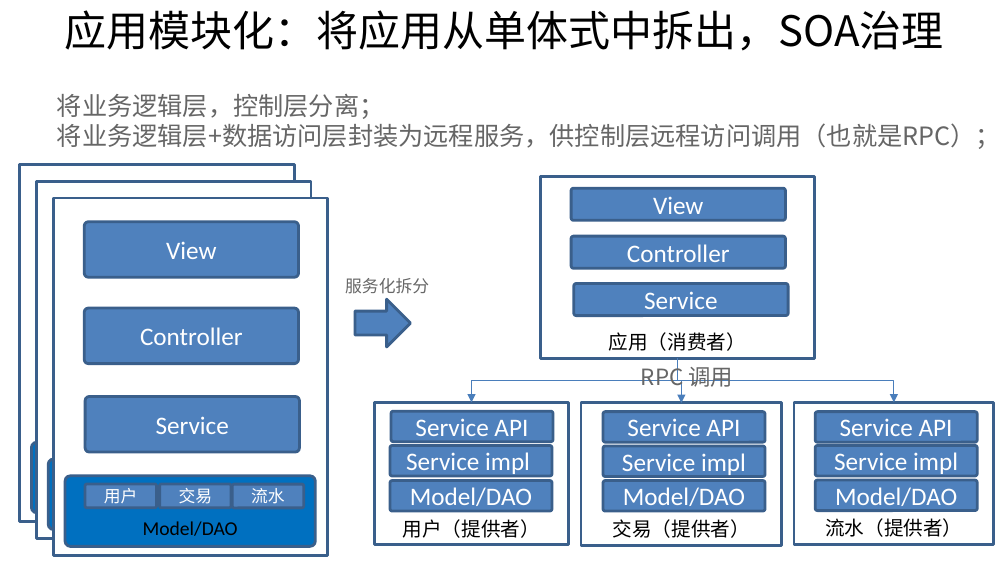
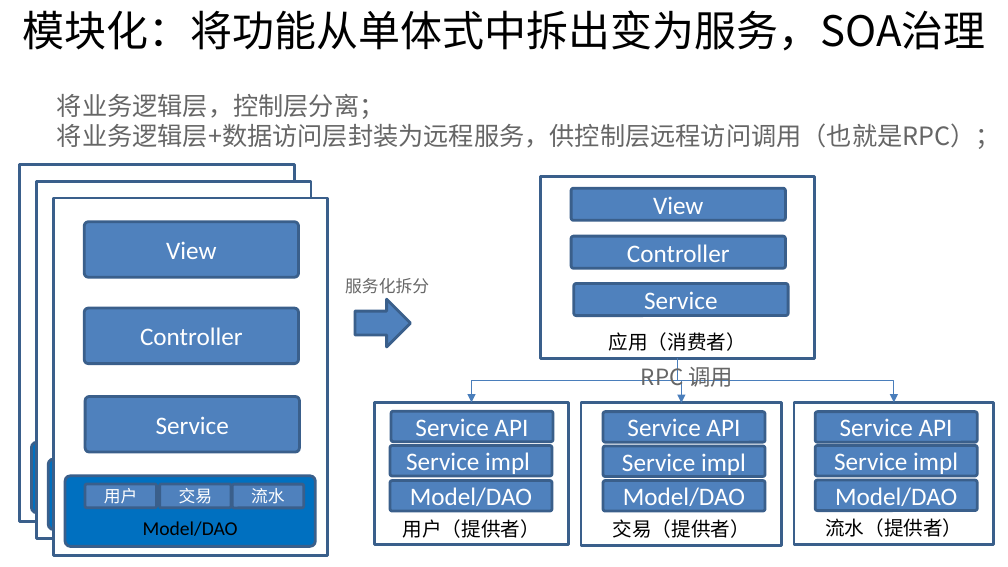
Before and after one commit to shiyunlai/tistools, a slide deck: slide 5 of TIStools.pptx (slide 4 before the commit). Drawn at 1008x567 pixels with LibreOffice and Linux fonts; fonts in the diff are those of the drawing. Boxes give left, top, right and bottom in pixels: in the first picture for what was removed or moved away, otherwise in the second. Text is boxed around its words. In the diff, an @@ line names an element or a change of style, - is before the commit and + after.

```diff
--- a/TIStools.pptx
+++ b/TIStools.pptx
@@ text at (22,10,985,51): text changed @@
-应用模块化：将应用从单体式中拆出，SOA治理
+模块化：将功能从单体式中拆出变为服务，SOA治理
```
Also in this commit, not shown: 2 other slides changed, 1 slide added, 16 other files.
